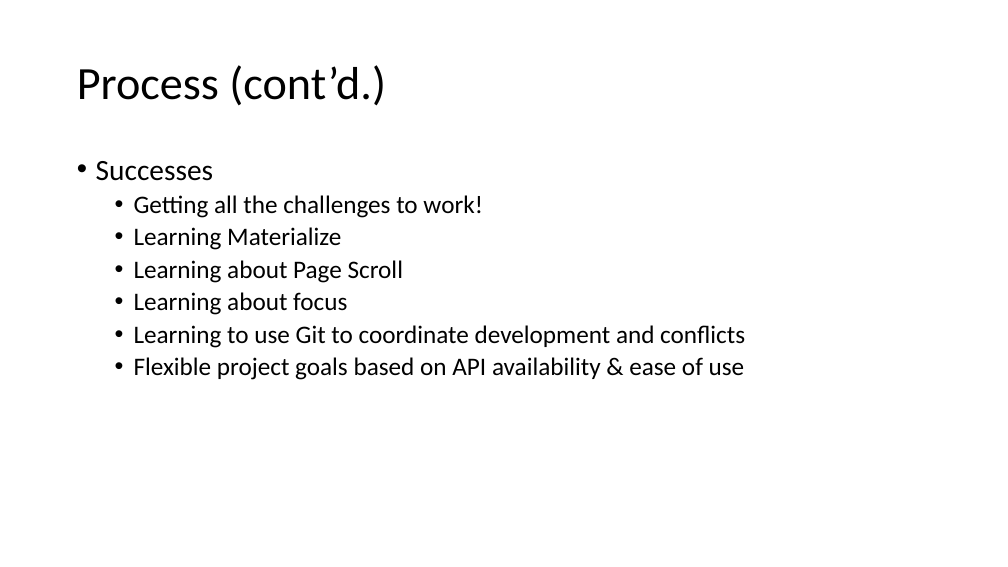
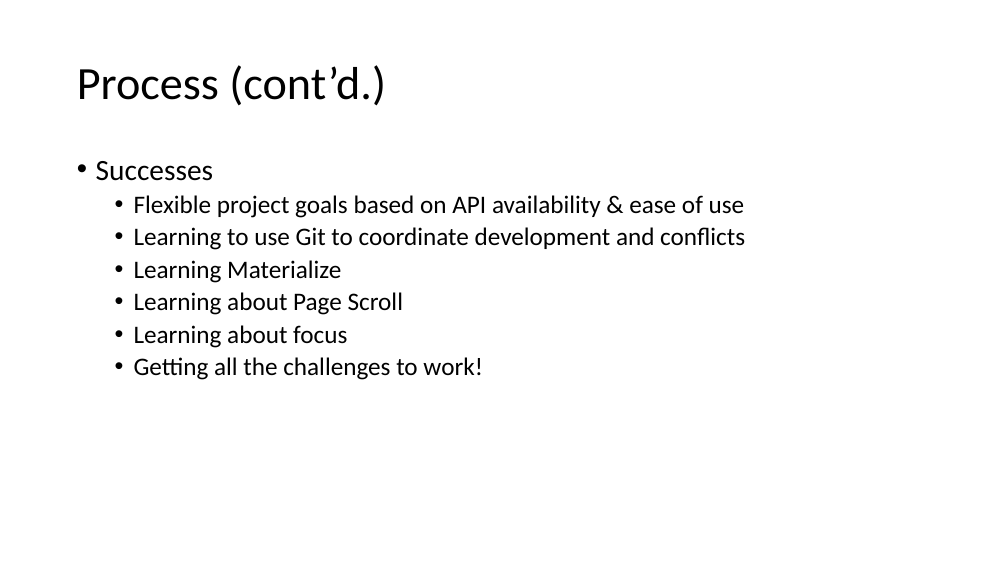
Before and after one commit to MauraSlavin/07-movie-API-search, a slide deck: slide 7 of Presentation.pptx. Drawn at 1008x567 pixels with LibreOffice and Linux fonts; fonts in the diff are those of the drawing; background and template pictures are left out. Boxes give left, top, right and bottom in pixels: in the first picture for what was removed or moved away, otherwise in the second. Text is boxed around its words. In the diff, an @@ line names an element or a change of style, - is before the commit and + after.

```diff
--- a/Presentation.pptx
+++ b/Presentation.pptx
@@ text at (x1=134, y1=195, x2=745, y2=250): text changed @@
-  • Getting all the challenges to work!
+  • Flexible project goals based on API availability & ease of use
+  • Learning to use Git to coordinate development and conflicts
@@ text at (x1=134, y1=357, x2=482, y2=380): text changed @@
-  • Learning to use Git to coordinate development and conflicts
-  • Flexible project goals based on API availability & ease of use
+  • Getting all the challenges to work!
```
Also in this commit, not shown: 2 other slides changed, 2 other files.
